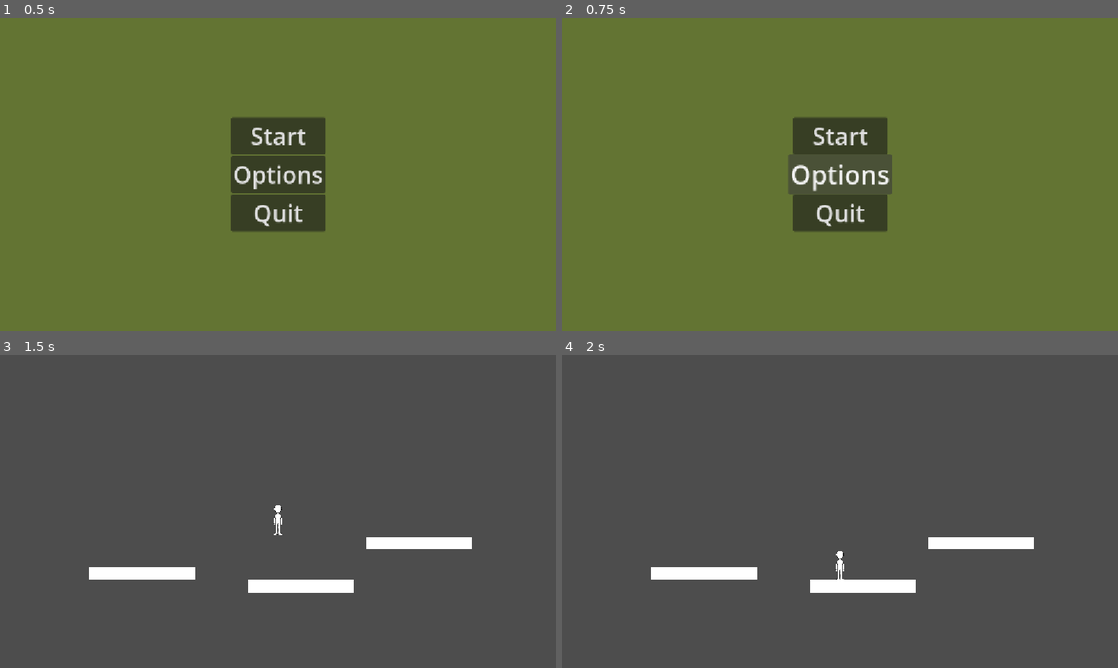
Above: before the commit, frames 1-4 (two rows, left to right).
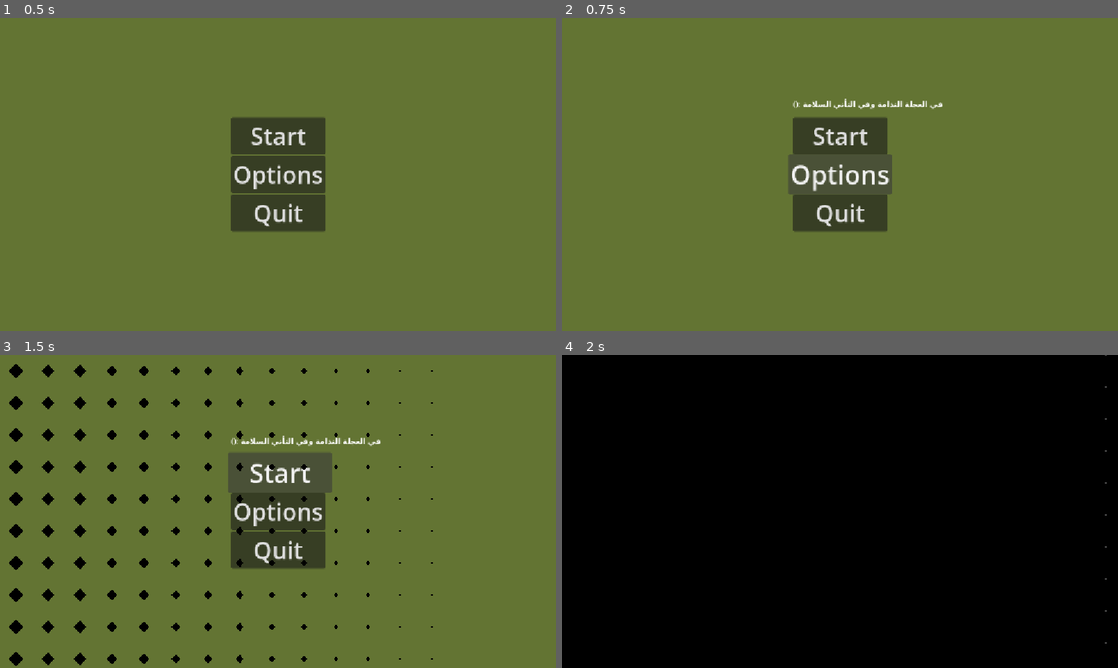
Above: after the commit, the same moments.

Repository: RazMths/Dash
Game: Godot game, scene res://Levels/main_menu.tscn
Same seed, same stepped clock (60 frames per second), same inputs: the game is played once before the commit and once after it. This scene is started directly instead of the project's main scene.
Inputs:
- Up to frame 1 (0.5 s): no input
- Up to frame 2 (0.75 s): click "Options" at 0.5 s
- Up to frame 3 (1.5 s): click "Start" at 1.25 s
- Up to frame 4 (2 s): no input

Frame 1 is identical in both runs. In frame 2, 0.3% of the frame differs, in the area x 41-69%, y 25-30%; in frame 3, 98%; in frame 4, 100%, in the area x 0-100%, y 0-100%.

Commit message:
I'm done man

Diff:
--- a/Actors/player.gd
+++ b/Actors/player.gd
@@ -24,6 +24,9 @@
 var is_dashing: bool = false
 var can_dash: bool = true
 var dash_vector: Vector2 = Vector2.ZERO
+
+# camera thing
+@export var camera: CelesteCamera
 
 func _physics_process(delta: float) -> void:
 	# 1. Handle Dashing State
@@ -89,3 +92,5 @@
 		input_dir = Vector2.RIGHT if velocity.x >= 0 else Vector2.LEFT
 
 	dash_vector = input_dir
+	if camera:
+		camera.add_shake(4.0)
--- /dev/null
+++ b/Custom scripts/camera_movements.gd
@@ -0,0 +1,75 @@
+extends Camera2D
+class_name CelesteCamera
+
+@export_group("Target Tracking")
+## Drag and drop your Player node here in the Inspector
+@export var target: Node2D
+## How fast the camera moves toward the target
+@export var follow_speed: float = 6.0
+## How far ahead the camera looks in the facing direction
+@export var look_ahead_distance: float = 48.0
+## Speed at which the look-ahead shifts when turning around
+@export var look_ahead_speed: float = 3.0
+
+@export_group("Screen Shake")
+## Fast shaking speed
+@export var shake_frequency: float = 20.0
+
+@export_group("Room Limits (Optional)")
+## Leave as (0,0,0,0) if you don't want room clamping
+@export var limit_rect: Rect2i = Rect2i(0, 0, 0, 0)
+
+var look_ahead_offset: Vector2 = Vector2.ZERO
+var shake_intensity: float = 0.0
+var shake_decay_rate: float = 15.0
+var shake_time: float = 0.0
+
+func _ready() -> void:
+	if limit_rect.size != Vector2i.ZERO:
+		apply_room_limits(limit_rect)
+
+func _process(delta: float) -> void:
+	if not target:
+		return
+
+	# 1. Look-Ahead Logic
+	var facing_dir := 0.0
+	if "facing_direction" in target:
+		facing_dir = target.facing_direction
+	elif target is CharacterBody2D and target.velocity.x != 0:
+		facing_dir = sign(target.velocity.x)
+
+	var target_look_ahead = Vector2(facing_dir * look_ahead_distance, 0.0)
+	look_ahead_offset = look_ahead_offset.lerp(target_look_ahead, look_ahead_speed * delta)
+
+	# 2. Smooth Position Tracking (Frame-rate independent Exponential Decay)
+	var desired_position = target.global_position + look_ahead_offset
+	global_position = global_position.lerp(desired_position, 1.0 - exp(-follow_speed * delta))
+
+	# 3. Screen Shake Logic
+	_process_shake(delta)
+
+func _process_shake(delta: float) -> void:
+	if shake_intensity > 0.0:
+		shake_time += delta * shake_frequency
+		shake_intensity = move_toward(shake_intensity, 0.0, shake_decay_rate * delta)
+
+		# Generate semi-random offset based on sine waves
+		var x_offset = sin(shake_time * 1.1) * shake_intensity
+		var y_offset = cos(shake_time * 1.3) * shake_intensity
+		offset = Vector2(x_offset, y_offset)
+	else:
+		offset = Vector2.ZERO
+		shake_time = 0.0
+
+## Call this method from any script to trigger camera shake
+func add_shake(amount: float, decay: float = 15.0) -> void:
+	shake_intensity = amount
+	shake_decay_rate = decay
+
+## Call this to set or change room limits dynamically
+func apply_room_limits(rect: Rect2i) -> void:
+	limit_left = rect.position.x
+	limit_top = rect.position.y
+	limit_right = rect.position.x + rect.size.x
+	limit_bottom = rect.position.y + rect.size.y
--- /dev/null
+++ b/Custom scripts/scene_loader.gd
@@ -0,0 +1,49 @@
+extends Node
+
+signal progress_changed(progress: float)
+signal load_finished
+
+var loading_screen_scene: PackedScene = preload("res://Levels/loading_screen.tscn")
+var loaded_resource: PackedScene
+var scene_path: String
+var progress: Array = []
+var use_sub_threads: bool = true
+
+func _ready() -> void:
+	set_process(false)
+
+func load_scene(target_path: String) -> void:
+	scene_path = target_path
+
+	# Instantiate and attach transition screen
+	var new_load_screen = loading_screen_scene.instantiate()
+	add_child(new_load_screen)
+
+	progress_changed.connect(new_load_screen.on_progress_changed)
+	load_finished.connect(new_load_screen.on_load_finished)
+
+	# Wait until wipe shader completely covers screen
+	await new_load_screen.loading_screen_ready
+	start_load()
+
+func start_load() -> void:
+	var state = ResourceLoader.load_threaded_request(scene_path, "", use_sub_threads)
+	if state == OK:
+		set_process(true)
+
+func _process(_delta: float) -> void:
+	var status = ResourceLoader.load_threaded_get_status(scene_path, progress)
+
+	if progress.size() > 0:
+		progress_changed.emit(progress[0])
+
+	match status:
+		ResourceLoader.THREAD_LOAD_INVALID_RESOURCE, ResourceLoader.THREAD_LOAD_FAILED:
+			set_process(false)
+			push_error("Failed to load scene at path: " + scene_path)
+
+		ResourceLoader.THREAD_LOAD_LOADED:
+			set_process(false)
+			loaded_resource = ResourceLoader.load_threaded_get(scene_path)
+			get_tree().change_scene_to_packed(loaded_resource)
+			load_finished.emit()
--- /dev/null
+++ b/Levels/loading_screen.gd
@@ -0,0 +1,33 @@
+extends CanvasLayer
+
+signal loading_screen_ready
+
+@onready var color_rect: ColorRect = $ColorRect
+
+@export var duration: float = 0.6
+
+var material: ShaderMaterial
+
+func _ready() -> void:
+	material = color_rect.material as ShaderMaterial
+	material.set_shader_parameter("progress", 0.0)
+
+	# Sweep across: grid diamonds expand from left to right
+	var tween = create_tween()
+	tween.set_trans(Tween.TRANS_QUAD).set_ease(Tween.EASE_IN_OUT)
+	tween.tween_property(material, "shader_parameter/progress", 1.0, duration)
+
+	await tween.finished
+	loading_screen_ready.emit()
+
+func on_progress_changed(_progress_value: float) -> void:
+	pass
+
+func on_load_finished() -> void:
+	# Reveal scene: grid diamonds shrink down left to right
+	var tween = create_tween()
+	tween.set_trans(Tween.TRANS_QUAD).set_ease(Tween.EASE_IN_OUT)
+	tween.tween_property(material, "shader_parameter/progress", 0.0, duration)
+
+	await tween.finished
+	queue_free()
--- /dev/null
+++ b/Levels/loading_screen.tscn
@@ -0,0 +1,23 @@
+[gd_scene format=3 uid="uid://21cevh5c5v0g"]
+
+[ext_resource type="Script" uid="uid://crvektuu6gndt" path="res://Levels/loading_screen.gd" id="1_2qyup"]
+[ext_resource type="Shader" uid="uid://dd0tiwu4dm536" path="res://Shaders/diamond_grid_wipe.gdshader" id="2_2qyup"]
+
+[sub_resource type="ShaderMaterial" id="ShaderMaterial_mtjga"]
+shader = ExtResource("2_2qyup")
+shader_parameter/progress = 0.0
+shader_parameter/wipe_color = Color(0, 0, 0, 1)
+shader_parameter/grid_size = 32.0
+shader_parameter/smoothness = 0.25
+
+[node name="LoadingScreen" type="CanvasLayer" unique_id=1502871210]
+layer = 100
+script = ExtResource("1_2qyup")
+
+[node name="ColorRect" type="ColorRect" parent="." unique_id=1415291854]
+material = SubResource("ShaderMaterial_mtjga")
+anchors_preset = 15
+anchor_right = 1.0
+anchor_bottom = 1.0
+grow_horizontal = 2
+grow_vertical = 2
--- a/Levels/main.tscn
+++ b/Levels/main.tscn
@@ -1,13 +1,17 @@
 [gd_scene format=3 uid="uid://m2cpmq42hkpi"]
 
 [ext_resource type="PackedScene" uid="uid://benwwajg7xym6" path="res://Actors/player.tscn" id="1_gnif3"]
+[ext_resource type="Script" uid="uid://d36prtauby750" path="res://Custom scripts/camera_movements.gd" id="1_lwy2l"]
 [ext_resource type="PackedScene" uid="uid://c1j1se1lnh5i2" path="res://Objects/ground.tscn" id="2_lwy2l"]
 
 [node name="Main" type="Node2D" unique_id=1525660520]
 
-[node name="Camera2D" type="Camera2D" parent="." unique_id=59216848]
+[node name="Camera2D" type="Camera2D" parent="." unique_id=59216848 node_paths=PackedStringArray("target")]
+script = ExtResource("1_lwy2l")
+target = NodePath("../Player")
 
-[node name="Player" parent="." unique_id=705438210 instance=ExtResource("1_gnif3")]
+[node name="Player" parent="." unique_id=705438210 node_paths=PackedStringArray("camera") instance=ExtResource("1_gnif3")]
+camera = NodePath("../Camera2D")
 
 [node name="Ground" parent="." unique_id=673741409 instance=ExtResource("2_lwy2l")]
 position = Vector2(-282, 128)
--- a/Levels/main_menu.gd
+++ b/Levels/main_menu.gd
@@ -51,14 +51,15 @@
 # Button Actions
 func _on_start_pressed() -> void:
 	if start_scene != "":
-		get_tree().change_scene_to_file(start_scene)
+		SceneLoader.load_scene(start_scene)
 	else:
 		print("Start Scene path not assigned in Inspector!")
 
 func _on_options_pressed() -> void:
 	if options_scene != "":
-		get_tree().change_scene_to_file(options_scene)
+		SceneLoader.load_scene(options_scene)
 	else:
+		$CanvasLayer/Control/Label.text = "في العجلة الندامة وفي التأني السلامة :()"
 		print("Options Scene path not assigned in Inspector!")
 
 func _on_quit_pressed() -> void:
--- a/Levels/main_menu.tscn
+++ b/Levels/main_menu.tscn
@@ -30,6 +30,13 @@
 grow_horizontal = 2
 grow_vertical = 2
 color = Color(0.386981, 0.4540457, 0.20118839, 1)
+
+[node name="Label" type="Label" parent="CanvasLayer/Control" unique_id=1583183870]
+layout_mode = 0
+offset_left = 478.5
+offset_top = 166.0
+offset_right = 673.5
+offset_bottom = 198.0
 
 [node name="VBoxContainer" type="VBoxContainer" parent="CanvasLayer/Control" unique_id=2088356001]
 layout_mode = 1
--- /dev/null
+++ b/Shaders/celeste_wipe.gdshader
@@ -0,0 +1,24 @@
+shader_type canvas_item;
+
+// Progress from 0.0 (fully open/clear) to 1.0 (fully covered/black)
+uniform float progress : hint_range(0.0, 1.0) = 0.0;
+uniform vec4 wipe_color : source_color = vec4(0.0, 0.0, 0.0, 1.0);
+uniform float diamond_size = 30.0;
+
+void fragment() {
+	// Calculate aspect ratio so diamonds stay square
+	vec2 st = FRAGCOORD.xy;
+
+	// Create repeating grid for diamond shapes
+	vec2 position = mod(st, vec2(diamond_size)) - vec2(diamond_size * 0.5);
+
+	// Diamond distance equation: |x| + |y|
+	float dist = (abs(position.x) + abs(position.y)) / (diamond_size * 0.5);
+
+	// Compare against the progress threshold
+	if (dist < progress * 1.5) {
+		COLOR = wipe_color;
+	} else {
+		COLOR = vec4(0.0, 0.0, 0.0, 0.0);
+	}
+}
--- /dev/null
+++ b/Shaders/diamond_grid_wipe.gdshader
@@ -0,0 +1,36 @@
+shader_type canvas_item;
+
+// Progress from 0.0 (fully clear) to 1.0 (fully covered solid black)
+uniform float progress : hint_range(0.0, 1.0) = 0.0;
+uniform vec4 wipe_color : source_color = vec4(0.0, 0.0, 0.0, 1.0);
+
+// Size of the grid cells in pixels
+uniform float grid_size = 32.0;
+
+// Wave spread across the screen
+uniform float smoothness = 0.3;
+
+void fragment() {
+	// 1. Get screen UV (0.0 to 1.0 left-to-right)
+	vec2 uv = SCREEN_UV;
+
+	// 2. Local coordinates inside each grid square (-0.5 to 0.5)
+	vec2 cell_uv = fract(FRAGCOORD.xy / grid_size) - vec2(0.5);
+
+	// 3. Diamond distance from cell center (0.0 at center, 1.0 at cell corners)
+	float diamond_dist = abs(cell_uv.x) + abs(cell_uv.y);
+
+	// 4. Calculate threshold ranging from 0.0 to 1.0 across the horizontal sweep
+	// Range expands so left edge finishes growing to 1.0 while right edge catches up
+	float threshold = (progress * (1.0 + smoothness)) - (uv.x * smoothness);
+
+	// Clamp threshold to [0.0, 1.0] (0 = invisible, 1.0 = covers entire cell including corners)
+	float max_dist = clamp(threshold, 0.0, 1.0);
+
+	// 5. Render wipe color when inside the diamond radius
+	if (diamond_dist <= max_dist) {
+		COLOR = wipe_color;
+	} else {
+		COLOR = vec4(0.0, 0.0, 0.0, 0.0);
+	}
+}
--- a/project.godot
+++ b/project.godot
@@ -15,10 +15,25 @@
 config/features=PackedStringArray("4.7", "GL Compatibility")
 config/icon="res://icon.svg"
 
+[autoload]
+
+SceneLoader="*uid://nmt7x2gnnbff"
+
 [display]
 
 window/stretch/mode="canvas_items"
 window/stretch/aspect="expand"
+
+[file_customization]
+
+folder_colors={
+"res://Actors/": "pink",
+"res://Custom scripts/": "green",
+"res://Levels/": "orange",
+"res://Objects/": "blue",
+"res://Shaders/": "purple",
+"res://Sounds/": "gray"
+}
 
 [input]
 
Not shown, added: Custom scripts/camera_movements.gd.uid
Not shown, added: Custom scripts/scene_loader.gd.uid
Not shown, added: Levels/loading_screen.gd.uid
Not shown, added: Shaders/celeste_wipe.gdshader.uid
Not shown, added: Shaders/diamond_grid_wipe.gdshader.uid
